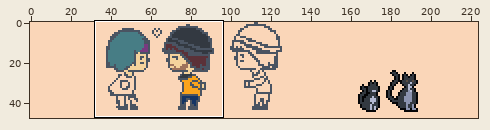
Pixel-art file, stored at AzaGift/Prototype.aseprite. Above: a wide view before the commit, with the close-up outlined.
Close-up. Old version:
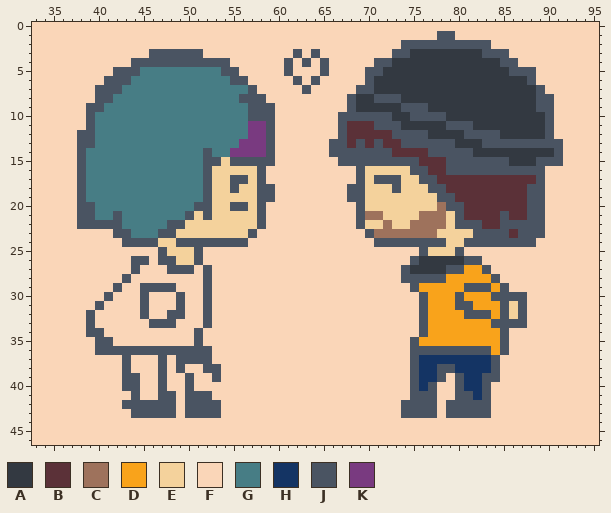
224x48 pixels, 1 frame. Shown: x 33..95, y 0..46. The commit also changed other parts of the picture, which this record leaves out.
Visible layers, top first: "AzaPostura2", "Layer 3", "AzaPostura1", "HelenPostura1", "Iñaki", "BG".
Palette (. is transparent): A #333941  B #5b3138  C #9e725c  D #f9a31b  E #f4d29c  F #fad6b8  G #477d85  H #143464  J #4a5462  K #793a80
Pixels before (only the part around the change), first column x 33:
 0 FFFFFFFFFFFFFFFFFFFFFFFFFFFFFFFFFFFFFFFFFFFFFFFFFFFFFFFFFFFFFFF
 1 FFFFFFFFFFFFFFFFFFFFFFFFFFFFFFFFFFFFFFFFFFFFFJJFFFFFFFFFFFFFFFF
 2 FFFFFFFFFFFFFFFFFFFFFFFFFFFFFFFFFFFFFFFFFJJJJJJJJJJFFFFFFFFFFFF
 3 FFFFFFFFFFFFFJJJJJJFFFFFFFFFFJFJFFFFFFFFJJAAAAAAAAJJJFFFFFFFFFF
 4 FFFFFFFFFFFJJJJJJJJJJJFFFFFFJFJFJFFFFFJJAAAAAAAAAAAAJJFFFFFFFFF
 5 FFFFFFFFFJJJGGGGGGGGGJJFFFFFJFFFJFFFFJJAAAAAAAAAAAAAAJJJFFFFFFF
 6 FFFFFFFFJJJGGGGGGGGGGGJJFFFFFJFJFFFFFJAAAAAAAAAAAAAAAAAJFFFFFFF
 7 FFFFFFFJJJGGGGGGGGGGGGGGJFFFFFJFFFFFJJAAAAAAAAAAAAAAAAAAJFFFFFF
 8 FFFFFFFJJGGGGGGGGGGGGGGJJJFFFFFFFFFJAAJJJAAAAAAAAAAAAAAAJJFFFFF
 9 FFFFFFJJGGGGGGGGGGGGGGGGJJJFFFFFFFFJAAAAAJJJAAAAAAAAAAAAJJFFFFF
10 FFFFFFJGGGGGGGGGGGGGGGGGJJJFFFFFFFJJJJJJAAJJJJAAAAAAAAAAAJFFFFF
11 FFFFFFJGGGGGGGGGGGGGGGGGKKJFFFFFFFJBBBJJJAAAAAJJJAAAAAAAAJFFFFF
12 FFFFFJJGGGGGGGGGGGGGGGGGKKJFFFFFFFJBBBBBJJJJAAAAJJJJAAAAAJFFFFF
13 FFFFFJJGGGGGGGGGGGGGGGGKKKJFFFFFFJJBJBJBBJJJJJJAAAJJJJJJJJJFFFF
14 FFFFFJGGGGGGGGGGGGGJGGKKKKJFFFFFFJJJJJJJBBBBJJJJJAAAAAAAAAJFFFF
15 FFFFFJGGGGGGGGGGGGGJJEJJJJJFFFFFFFJJJJJJJJJBBBJJJJJJJAAAJJJFFFF
16 FFFFFJGGGGGGGGGGGGGJEEEEEJFFFFFFFFFFJEEEEEJJBBJJJJJJJJJJJFFFFFF
17 FFFFFJGGGGGGGGGGGGGJEEJJEJFFFFFFFFFFJEJJJEEJJBBBBBBBBBBBJFFFFFF
18 FFFFFJGGGGGGGGGGGGGJEEJEEJJFFFFFFFFJJEEEJEEEJJBBBBBBBBBJJFFFFFF
19 FFFFFJGGGGGGGGGGGGGJEEEEEJJFFFFFFFFJJEEEEEEEEJJBBBBBBBBJJFFFFFF
20 FFFFFJJGGGGGGGGGGGJJEEJJEJFFFFFFFFFFJEEEEEEEECJJBBBBBBBJJFFFFFF
21 FFFFFJJGGJGGGGGGGJEJEEEEEJFFFFFFFFFFJCCEEEECCCEJBBBBJBBJJFFFFFF
22 FFFFFJJJJJGGGGGJJEEEEEEEEJFFFFFFFFFFJEECEECCCCEJJJBBJJJJJFFFFFF
23 FFFFFFFFFJJGGGJJEEEEEEEEJFFFFFFFFFFFFJCCCCCCCEEEEJJJJBJJJFFFFFF
24 FFFFFFFFFFJJJJEEJJJJJJJJFFFFFFFFFFFFFFJJJJJJJJEEJJJJJJJJFFFFFFF
25 FFFFFFFFFFFFFFJEEEJFFFFFFFFFFFFFFFFFFFFFFFFJEEEJFFFFFFFFFFFFFFF
26 FFFFFFFFFFFJJFJJEEJFFFFFFFFFFFFFFFFFFFFFFFJAAAAAJJFFFFFFFFFFFFF
27 FFFFFFFFFFFJFFFJJJFJFFFFFFFFFFFFFFFFFFFFFJAAAAJJDDJFFFFFFFFFFFF
28 FFFFFFFFFFJFFFFFFFFJFFFFFFFFFFFFFFFFFFFFFJJJJJDDDDDJFFFFFFFFFFF
29 FFFFFFFFFJFFJJJJFFFJFFFFFFFFFFFFFFFFFFFFFFJDDDDDJJJDJFFFFFFFFFF
30 FFFFFFFFJFFFJFFFJFFJFFFFFFFFFFFFFFFFFFFFFFFJDDDJDDDJJJJFFFFFFFF
31 FFFFFFFJFFFFJFFFJFFJFFFFFFFFFFFFFFFFFFFFFFFJDDDJJDDDJEJFFFFFFFF
32 FFFFFFJFFFFFJFFJJFFJFFFFFFFFFFFFFFFFFFFFFFFJDDDDJJJDJEJFFFFFFFF
33 FFFFFFJFFFFFFJJJFFFJFFFFFFFFFFFFFFFFFFFFFFFJDDDDDDDJJJJFFFFFFFF
34 FFFFFFJJFFFFFFFFFFJFFFFFFFFFFFFFFFFFFFFFFFFJDDDDDDDDJFFFFFFFFFF
35 FFFFFFFJJFFFFFFFFFJFFFFFFFFFFFFFFFFFFFFFFFJDDDDDDDDDJFFFFFFFFFF
36 FFFFFFFJJJJJJJJJJJJJFFFFFFFFFFFFFFFFFFFFFFJJJJJJJJJDJFFFFFFFFFF
37 FFFFFFFFFFJFFFJFJJJJFFFFFFFFFFFFFFFFFFFFFFJHHHHHHHHJFFFFFFFFFFF
38 FFFFFFFFFFJFFFJFJFFJJFFFFFFFFFFFFFFFFFFFFFJHHJJHHHHJFFFFFFFFFFF
39 FFFFFFFFFFJJFFJFFJFFJFFFFFFFFFFFFFFFFFFFFFJHHJFJHHJJFFFFFFFFFFF
40 FFFFFFFFFFJJFFJFFJFFFFFFFFFFFFFFFFFFFFFFFFJHJFFJHHJFFFFFFFFFFFF
41 FFFFFFFFFFFJFFJJFJJJFFFFFFFFFFFFFFFFFFFFFFJJJFFJJHJFFFFFFFFFFFF
42 FFFFFFFFFFJJJJJJFJJJJFFFFFFFFFFFFFFFFFFFFJJJJFJJJJJFFFFFFFFFFFF
43 FFFFFFFFFFFJJJJJFJJJJFFFFFFFFFFFFFFFFFFFFJJJJFJJJJJFFFFFFFFFFFF
44 FFFFFFFFFFFFFFFFFFFFFFFFFFFFFFFFFFFFFFFFFFFFFFFFFFFFFFFFFFFFFFF
45 FFFFFFFFFFFFFFFFFFFFFFFFFFFFFFFFFFFFFFFFFFFFFFFFFFFFFFFFFFFFFFF
46 FFFFFFFFFFFFFFFFFFFFFFFFFFFFFFFFFFFFFFFFFFFFFFFFFFFFFFFFFFFFFFF
The result:
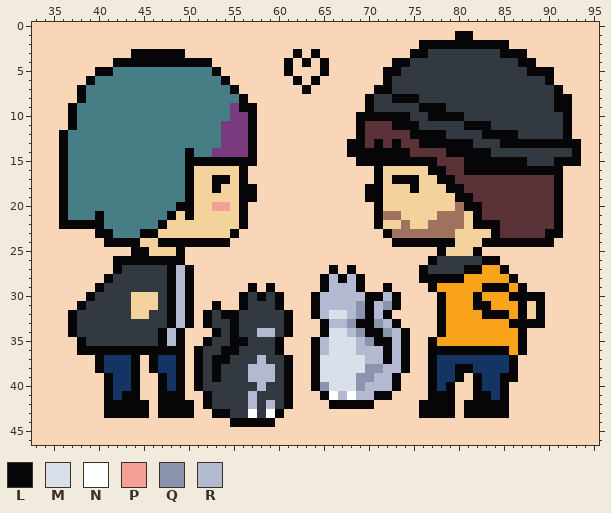
Colours new in this view: L #060608  M #dae0ea  N #ffffff  P #f5a097  Q #8b93af  R #b3b9d1
Difference:
layer "Burton" added
Changed rows in their new state; - is an unchanged pixel.
first column x 36:
 1 ------------------------------------------FFLL------------
 2 --------------------------------------FFLLLLLLLLLL--------
 3 --------LLLLLLFF----------L-L--------FFLL------AALLL------
 4 ------LLLLLLLLLLLFF------L-L-L-----FFLL----------AALL-----
 5 ----LLGGG--------LFF-----L---L----FFLL------------AALLL---
 6 ---LGGGG----------LFF-----L-L-----FFL---------------AAL---
 7 --LGGGG------------LFF-----L-----FFLL----------------AAL--
 8 --LGGG--------------LFF---------FFLAALLL-------------AALL-
 9 -LGGG--------------KLLFF--------FFL---AALLL----------AALL-
10 -LGG---------------KKLFF-------FFLLLLLLAALLLL---------AAL-
11 -LGG--------------KKKLFF-------FFL-BBLLL---AALLL------AAL-
12 LGGG--------------KKKLFF-------FFL---BBLLLL--AALLLL---AAL-
13 LGGG--------------KK-LFF------FFLL-L-LBBLLLLLL-AALLLLLLLLL
14 LGG-----------L-GKK--LFF------FFLLLLLLL--BBLLLLL-------AAL
15 LGG-----------LLLLLLLLFF-------FFLLLLLLLLL-BBLLLLLLL-AALLL
16 LGG-----------LEE---LFF----------FFL---EELLBBLLLLLLLLLLL--
17 LGG-----------LEELLELFF----------FFLELLLEELL---------BBL--
18 LGG-----------LEEL-ELLFF--------FFLL-E-L-EELL-------BBBL--
19 LGG-----------LEE---LLFF--------FFLL------EELL------BBBL--
20 LGGG---------LLEEPPELFF----------FFL------EECLL-----BBBL--
21 LGGGL-G-----LEL-E---LFF----------FFLCC--EE-CCEL--B--BBBL--
22 LLLLLGG----LEE------LFF----------FFLE-CEE--CCELLLBBBBBBL--
23 ----LLGG-LLEE------LFF------------FFL-----CC--EELB-BBBLL--
24 -----LLLLEELLLLLLLLFF--------------FFLLLLLLL-EELLLLLLLL---
25 --------LLEE-LFF------------------------FFL-EEL-----------
26 ------LLLLLLLLFF-----------------------FFL---AALL---------
27 ------LAAAAALRL-F-------------L-L-----FFL--AALLDDL--------
28 -----LAAAAAALRL-F------------LRLRL----FFLLLLL---DDL-------
29 ----LAAAAAAALRL-F----L-L-----LRRRL--L--FFL---DDLLLDL------
30 ---LAAAAEEEALRL-F---LALAL---LRRRRRLLRL--FFL-D-L-DDLLLL----
31 --LAAAAAEEEALRL-FL--LAAAL---LRRRRQLRQL--FFL-DDLL-DDLEL----
32 -LAAAAAAEEAALRL-LALLAAAAAL--LRMMRQLRL---FFL--DDLLLDLEL----
33 -LAAAAAAAAAALRL-LAALAAAAAL---LRRQLLQRL--FFL-----DDLLLL----
34 -LAAAAAAAAALRL-F-LALAARRAL---LMMRQLLQRL-FFL------DDL------
35 --LAAAAAAAALRL-FLAALLAAAL---LRMMMRQLLRLFFL-------DDL------
36 --LLLLLLLLLLLLFLAALLAAAAL---LRMMMRRRLRLFFLLLLLLLLLDL------
37 ----LHHHL-LHHLFLALLAAARAAL--LMMMMMRRLRLFFL------HHL-------
38 ----LHHHL-LHHL-LALAAARRRAL--LMMMMMQQRRLFFLHHLL--HHL-------
39 -----LHHL--LHLFLALAAARRRAL--LMMMMQQRRL-FFLHHLFLHHLL-------
40 -----LHHL--LHLFLAAAAAARAAL--LQMMMQRRRL-FFLHLFFLHHL--------
41 -----LHLL--LLLFFLAAAARAAAL---LNRNRRLL--FFLLLFFLLHL--------
42 -----LLLLLFLLLLFLAAAARARAL----LLLLL---FFLLLLFLLLLL--------
43 -----LLLLLFLLLLFFLLAANANL-------------FFLLLLFLLLLL--------
44 -------------------LLLLL----------------------------------
Changed places in both close-ups, as pixel boxes (x1, y1, x2, y2):
changed: (59, 31, 581, 427)
